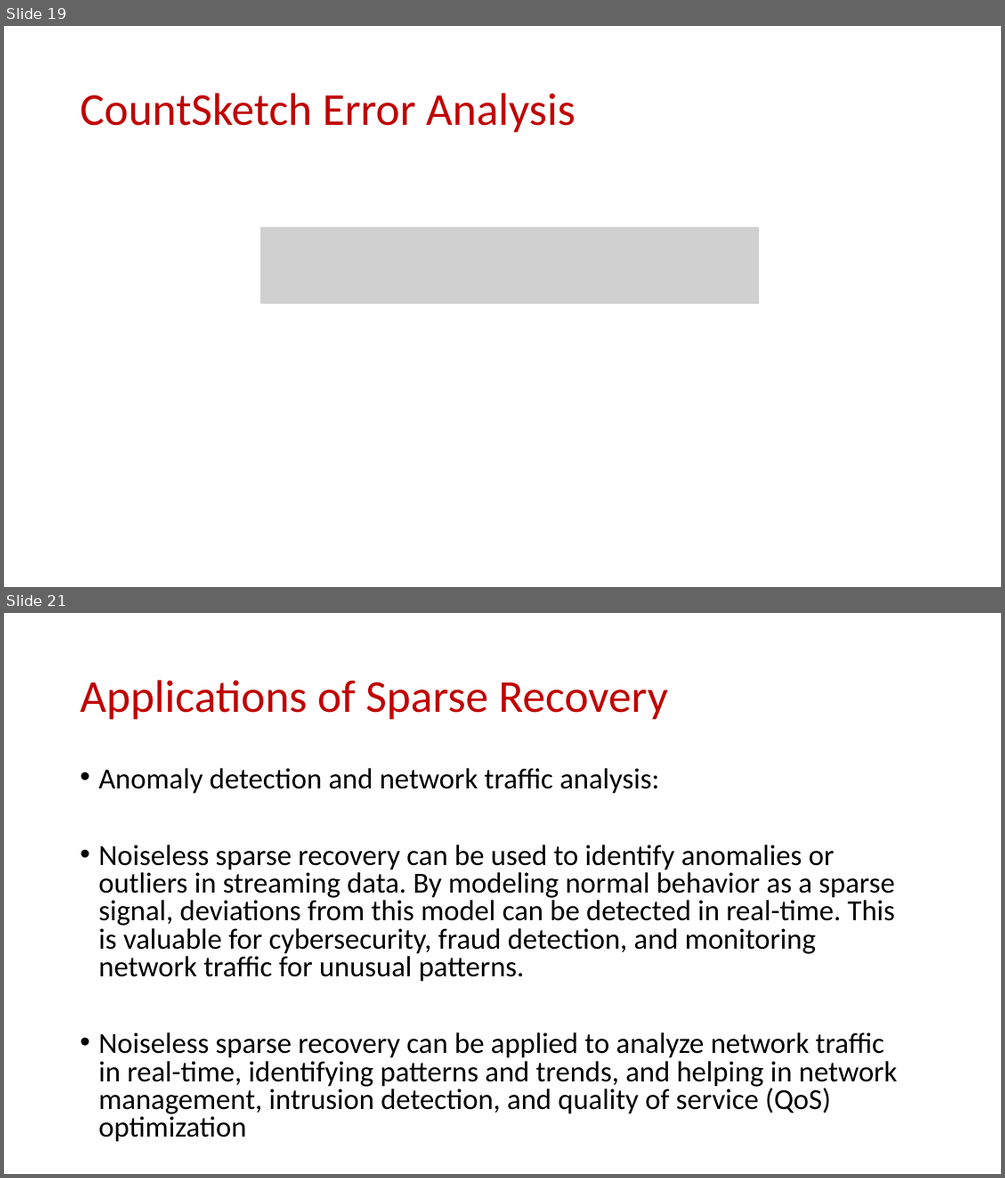
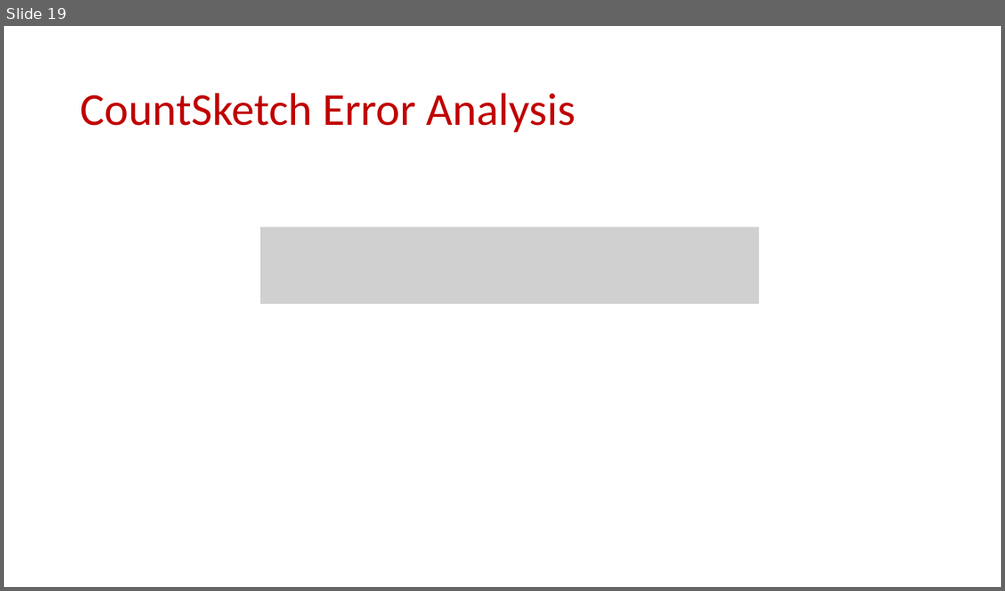
Before and after one commit to samsonzhou/samsonzhou.github.io, a slide deck: CSCE689-23/L13.pptx. Shown one above the other, each under a label of ours: slides 19 and 21 before the commit, slide 19 after it; the slides between them are not shown. The pictures are 1005x1178 and 1005x591 pixels, drawn with LibreOffice and Linux fonts; fonts in the diff are those of the drawing; grey boxes stand for pictures. Boxes give left, top, right and bottom in pixels: in the first picture for what was removed or moved away, otherwise in the second. Text is boxed around its words. In the diff, an @@ line names an element or a change of style, - is before the commit and + after.

```diff
--- a/CSCE689-23/L13.pptx
+++ b/CSCE689-23/L13.pptx
@@ slide 21 removed at (x1=4, y1=613, x2=1001, y2=1174), background #FFFFFF @@
@@ title removed at (x1=80, y1=680, x2=668, y2=720) @@
-Applications of Sparse Recovery
@@ text removed at (x1=98, y1=768, x2=898, y2=1142) @@
-• Anomaly detection and network traffic analysis:
-• Noiseless sparse recovery can be used to identify anomalies or outliers in streaming data. By modeling normal behavior as a sparse signal, deviations from this model can be detected in real-time. This is valuable for cybersecurity, fraud detection, and monitoring network traffic for unusual patterns.
-• Noiseless sparse recovery can be applied to analyze network traffic in real-time, identifying patterns and trends, and helping in network management, intrusion detection, and quality of service (QoS) optimization
```
Also in this commit, not shown: 1 slide added, 60 other slides removed, 3 other files.
